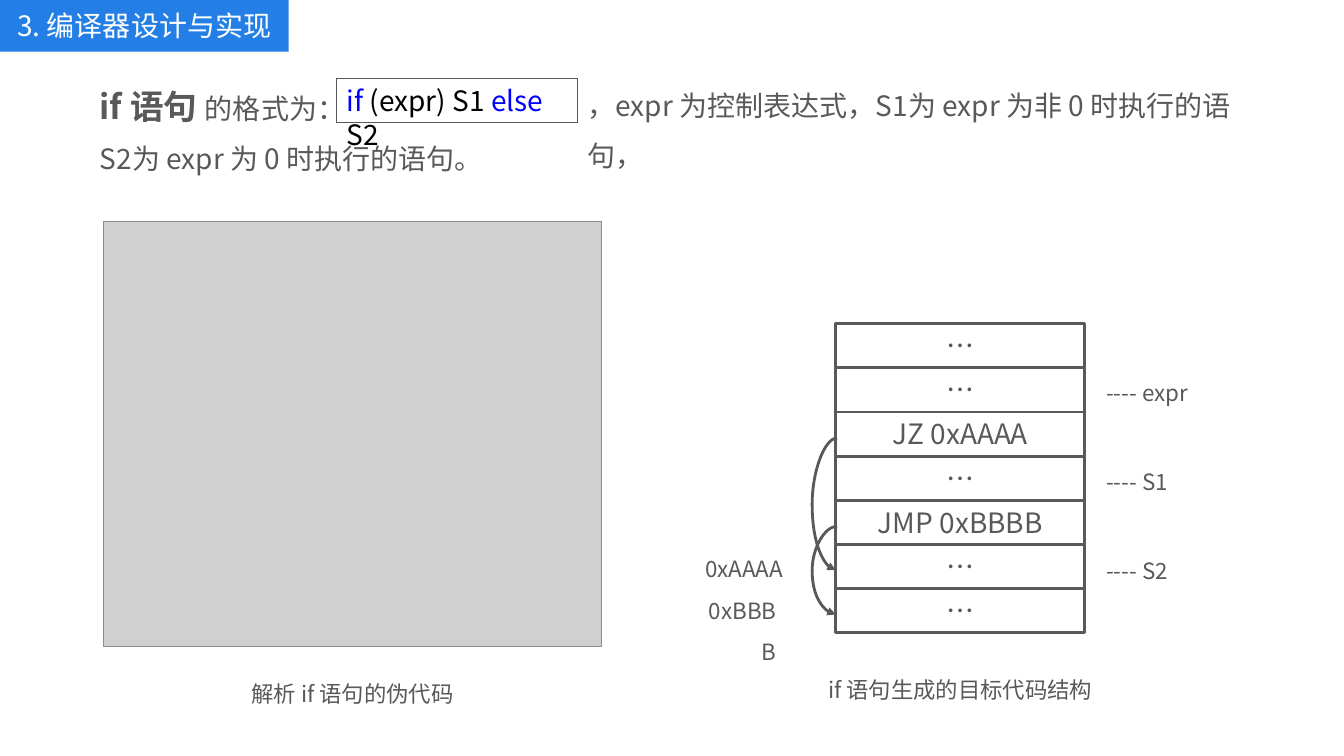
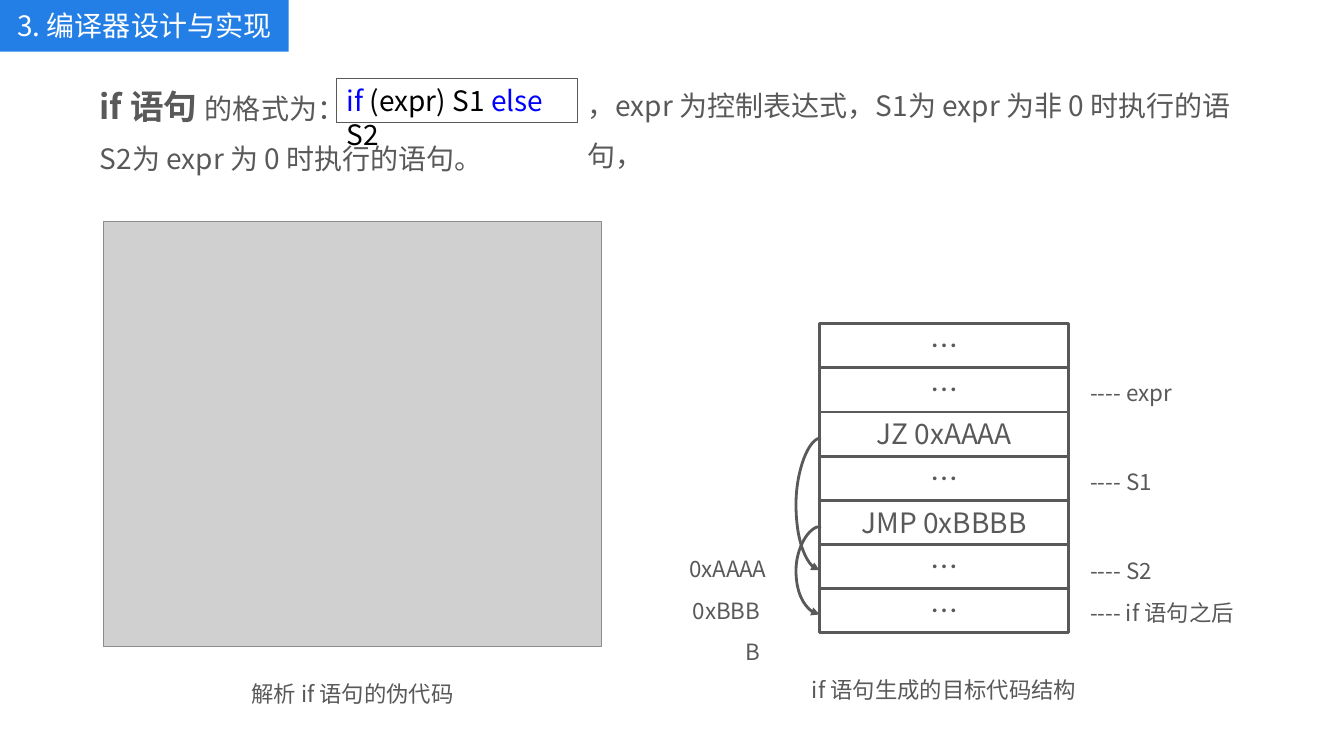
Before and after one commit to kkli28/cc, a slide deck: slide 20 of 论文相关/答辩ppt.pptx. Drawn at 1344x756 pixels with LibreOffice and Linux fonts; fonts in the diff are those of the drawing; grey boxes stand for pictures. Boxes give left, top, right and bottom in pixels: in the first picture for what was removed or moved away, otherwise in the second. Text is boxed around its words. In the diff, an @@ line names an element or a change of style, - is before the commit and + after.

```diff
--- a/论文相关/答辩ppt.pptx
+++ b/论文相关/答辩ppt.pptx
@@ 7 rectangles, 6 texts, 2 curved arrows moved together from (x1=705, y1=324, x2=1188, y2=700) to (x1=689, y1=324, x2=1172, y2=700) @@
@@ text added at (x1=1126, y1=602, x2=1234, y2=623), 16 pt, text #595959 @@
+---- if 语句之后
```
Also in this commit, not shown: 10 other slides changed, 3 other files.
